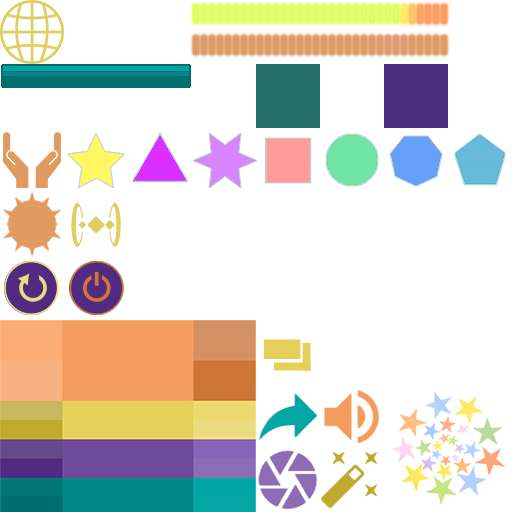
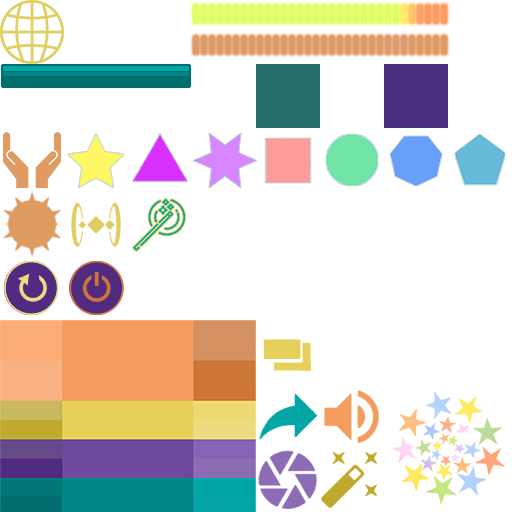
Layered file, before and after one edit (512x512). Changes by layer:
added layer "Волшебная палочка" in group "Техобъекты" over [133, 199, 185, 251]
